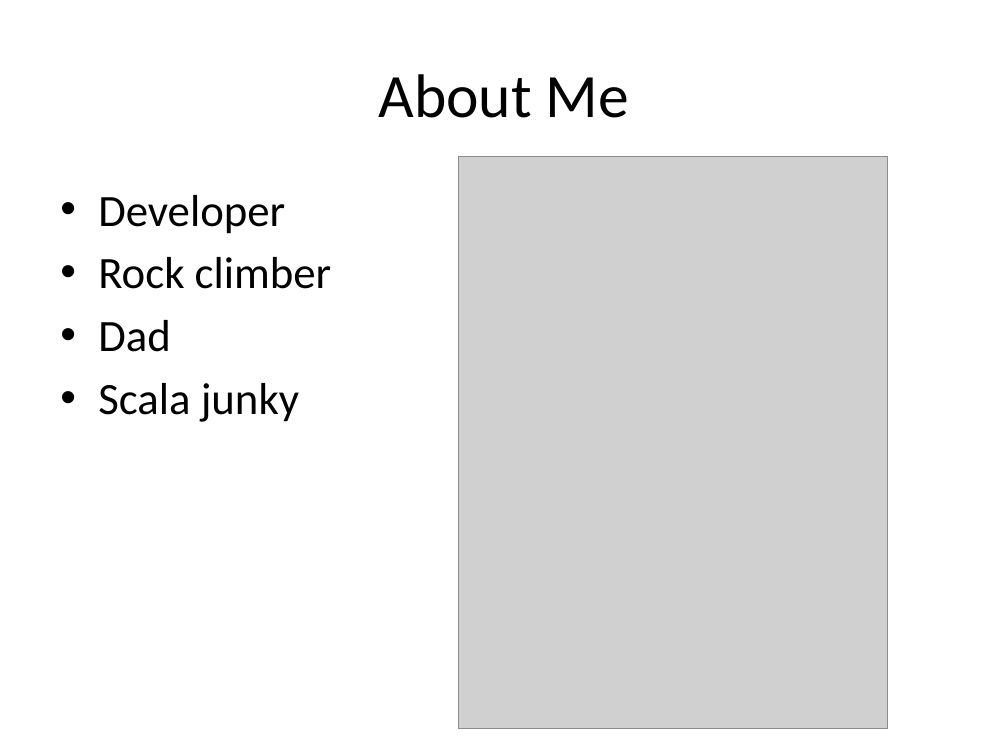
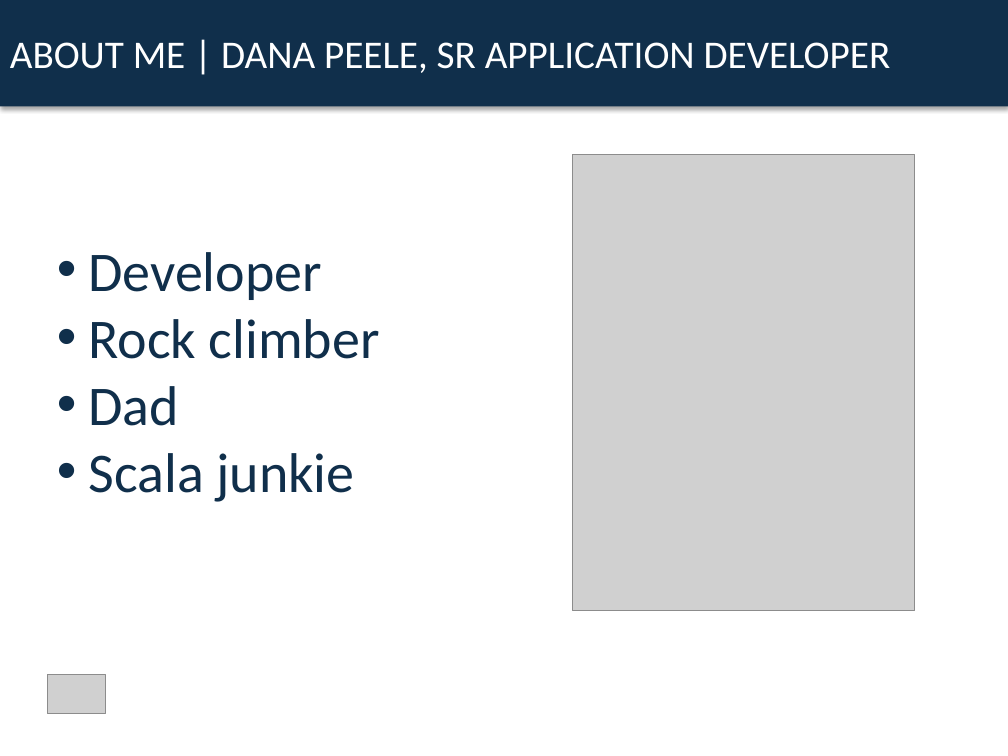
Before and after one commit to dspeele/react-vs-shared-state-inventory, a slide deck: slide 2 of React Vs Shared State Deck.pptx. Drawn at 1008x756 pixels with LibreOffice and Linux fonts; fonts in the diff are those of the drawing; grey boxes stand for pictures. Boxes give left, top, right and bottom in pixels: in the first picture for what was removed or moved away, otherwise in the second. Text is boxed around its words. In the diff, an @@ line names an element or a change of style, - is before the commit and + after.

```diff
--- a/React Vs Shared State Deck.pptx
+++ b/React Vs Shared State Deck.pptx
@@ rectangle added at (x1=0, y1=0, x2=1008, y2=106), fill #102F4B, 28 pt, text #FFFFFF @@
+ABOUT ME | DANA PEELE, SR APPLICATION DEVELOPER
@@ title removed at (x1=379, y1=74, x2=629, y2=118) @@
-About Me
@@ picture resized from (x1=459, y1=156, x2=888, y2=729) to (x1=573, y1=154, x2=915, y2=611) @@
@@ text "Developer" moved from (x1=98, y1=195, x2=332, y2=422) to (x1=88, y1=252, x2=380, y2=502) @@
@@ text at (x1=88, y1=252, x2=380, y2=426): size 32 to 40 pt, text colour #000000 to #102F4B in "Developer", "Rock climber", "Dad"; indent changed; less space between paragraphs @@
@@ text at (x1=88, y1=453, x2=354, y2=502): text changed; size 32 to 40 pt; text colour #000000 to #102F4B @@
-• Scala junky
+• Scala junkie
@@ picture added at (x1=47, y1=674, x2=106, y2=714) @@
```
Also in this commit, not shown: 11 other slides changed, 2 slides added, 3 slides removed.
